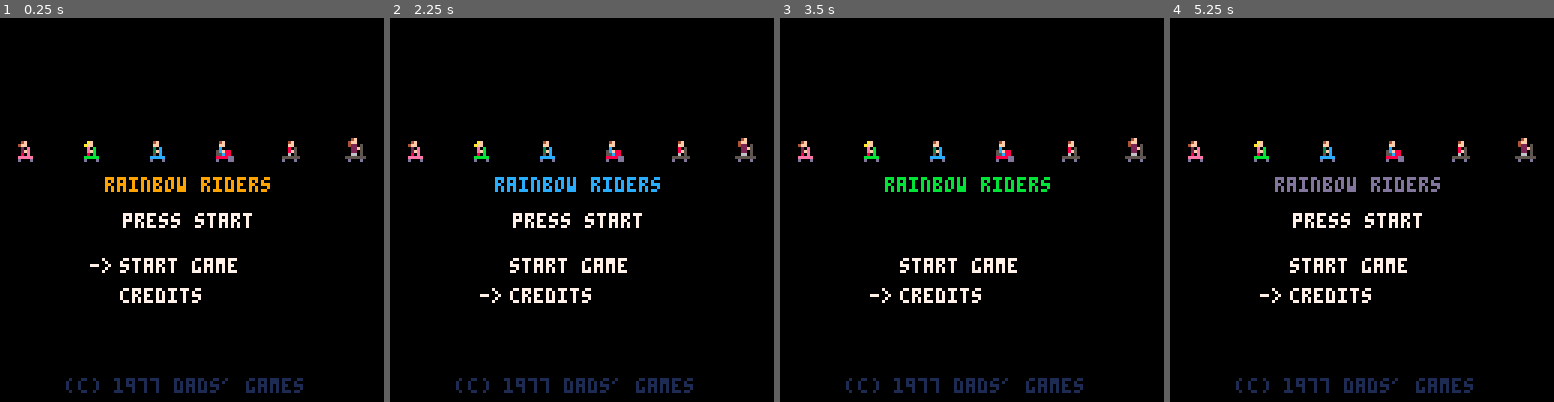
Above: before the commit, frames 1-4 (left to right).
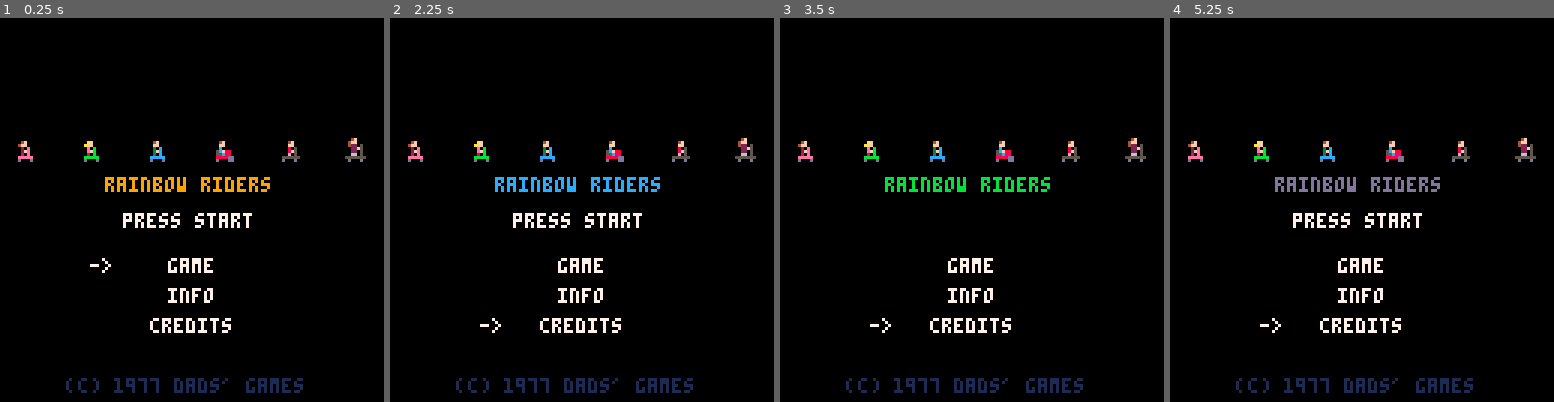
Above: after the commit, the same moments.

Repository: Dads-Games/rainbowriders
Game: PICO-8 cartridge main/rainbowriders.p8
Two runs of this game, one before a commit and one after it. Both use one fixed random seed, a clock stepped at 60 frames per second and the inputs below.
Inputs:
- Up to frame 1 (0.25 s): no input
- Up to frame 2 (2.25 s): tap X (X key) at 0.33, 1.07, 1.85 s; tap O (Z key) at 0.7, 1.7, 2.1 s; hold Right 1.6-2.1 s; hold Up from 2.15 s (still down)
- Up to frame 3 (3.5 s): release Up at 2.42 s; hold Right 2.47-3.03 s; tap O (Z key) at 2.5, 2.9, 3.3 s; tap X (X key) at 2.97 s; hold Left from 3.08 s (still down)
- Up to frame 4 (5.25 s): release Left at 3.58 s; hold Down 3.63-3.97 s; tap O (Z key) every 0.4 s from 3.7 to 4.9 s; hold Right 4.02-4.68 s; tap X (X key) at 4.08, 5.2 s; hold Up 4.73-5.03 s; hold Left from 5.08 s (still down)

The runs differ from the first frame. In frame 1, 1.4% of the frame differs, in the area x 31-62%, y 62-83%; in frame 2, 1.5%, in the area x 23-62%, y 62-83%; in frame 3, 1.5%; in frame 4, 1.5%.

Commit message:
deploy: 32e24ba74949180d7b235490ec151d7a7b4f75aa

Diff:
--- a/main/rainbowriders.p8
+++ b/main/rainbowriders.p8
@@ -312,12 +312,12 @@
 00000000000000000000000000000000000000000000000000000000000000000000000000000000000000000000000000000000000000000000000000000000
 00000000000000000000000000000000000000000000000000000000000e00000088000000000000000000000000000000000000000000000000000000000000
 0000000000000000000000000000000000000000000000000000000000e8800007878000000a0000000000000000000000000000000000000000000000000000
-0000000000000000000000000000000000000000000033300000000000e880008878880000a9a000000000002400002400000000000000000000000000000000
-0000000000000000000bbb0000000000000080000003333300088000000800000787800000aaa000000000002444442400000000000000000000000000000000
-000000000000000000b33b300009000000078700000066600088880000050000008800000aa9aa00000000002400002400000000000000000000000000000000
-00009000000650000b33b33b000aa000000ddd000000333000588000000050000005000000050000000000002444442400000000000000000000000000000000
-0004440000655500b33b33b300099000000400000000333000088000000500000005000000050000000c0c002400002400000000000000000000000000000000
-00442240065565500333333000aaaa000004000000003550008888000000000000050000000500001cc1c11c2400002400000000000000000000000000000000
+0000000000000000000000000000000000000000000033300000000000e880008878880000a9a000000000004200004200000000000000000000000000000000
+0000000000000000000bbb0000000000000080000003333300088000000800000787800000aaa000000000004444444200000000000000000000000000000000
+000000000000000000b33b300009000000078700000066600088880000050000008800000aa9aa00000000004200004200000000000000000000000000000000
+00009000000650000b33b33b000aa000000ddd000000333000588000000050000005000000050000000000004444444200000000000000000000000000000000
+0004440000655500b33b33b300099000000400000000333000088000000500000005000000050000000c0c004200004200000000000000000000000000000000
+00442240065565500333333000aaaa000004000000003550008888000000000000050000000500001cc1c11c4200004200000000000000000000000000000000
 00000000000000000000000000000000000000000000000000000000000000000000000000000000000000000000000000000000000000000000000000000000
 00000000000000000000000000000000000000000000000000000000000000000000000000000000000000000000000000000000000000000000000000000000
 00000000000000000000000000000000000000000000000000000000000000000000000000000000000000000000000000000000000000000000000000000000
--- a/main/src/screens/character_select.lua
+++ b/main/src/screens/character_select.lua
@@ -5,6 +5,7 @@
         local selected_rider_index = state.player.rider
         local next_rider_index = min(#RIDERS, selected_rider_index + 1)
         local prev_rider_index = max(1, selected_rider_index - 1)
+        if (btnp(6)) poke(0x5f30,1) --suppress start button for pause
 
         -- button: left
         if btnp(0) then
@@ -18,7 +19,7 @@
         end
 
         -- Confirm selection and start game
-        if btnp(4) or btnp (5) then
+        if btnp(4) or btnp (5) or btnp (6) then
             state.screen = GetReady(state)
             sfx(59) -- character selected sfx
         end
@@ -44,7 +45,7 @@
         end
         printc(RIDERS[selected_rider_index].name, 50, 65, 7) -- Display character name
         printc("press left or right", 20, 90, 7)
-        printc("a or b buttons to confirm", 30, 100, 7)
+        printc("then start to confirm", 30, 100, 7)
 
     end
 
--- a/main/src/screens/game.lua
+++ b/main/src/screens/game.lua
@@ -126,7 +126,7 @@
             if not state.debug_mode then
                 sprite_obstacle = flr(rnd(12)) + 192
                 if sprite_obstacle == 192 then
-                    sfx(61) -- play poop sfx for poop spawn
+                    --sfx(61) -- play poop sfx for poop spawn
                 end
                 add(obstacles, {
                     x = 128,
@@ -233,7 +233,7 @@
         end
 
         -- Draw the timer
-        print(timer, 115, 5, 7)
+        --print(timer, 115, 5, 7)
 
         enterprise.view()
 
--- a/main/src/screens/info.lua
+++ b/main/src/screens/info.lua
@@ -45,6 +45,13 @@
     end
 
     function controller()
+        if (btnp(6)) poke(0x5f30,1) --suppress start button for pause
+        if (keypress == 'p') poke(0x5f30,1) --suppress 'p' for pause
+
+        if (btnp(6)) then
+            state.screen = screens.title
+        end
+
         scroll_y -= scroll_speed  -- Move the scroll position up
 
         -- Reset to the bottom if the last object has scrolled off-screen
--- a/main/src/screens/title.lua
+++ b/main/src/screens/title.lua
@@ -4,7 +4,7 @@
     local color_index = 1
     local rainbow_colors = {8, 9, 10, 11, 12, 13, 14}
     local selection = 1
-    local menu_items = {"start game", "credits"}
+    local menu_items = {"game", "info", "credits"}
 
     local KEYS = {
         UP = 0,
@@ -143,7 +143,9 @@
                 timer_frame_counter = 0
                 state.score = 0
             elseif selection == 2 then
-                state.screen = Credits(state) --screens.credits
+                state.screen = Info(state)
+            elseif selection == 3 then
+                state.screen = Credits(state)
             end
         end
     end
@@ -171,7 +173,7 @@
             if selection == i then
                 print("->", 30, y_position, 7)
             end
-            print(item, 40, y_position, 7)
+            printc(item, 40, y_position, 7)
         end
 
         -- Check and set high score
--- a/main/src/utils/pegasus_parade.lua
+++ b/main/src/utils/pegasus_parade.lua
@@ -160,8 +160,6 @@
     function draw ()
         draw_particles()
 
-        print ('Pegasus On Screen = ' .. #pegasuses, 0, 0, 7)
-
         for i, pegasus in pairs(pegasuses) do
             pegasus.draw(pegasus)
         end
Not shown, changed: main/rainbowriders.js
